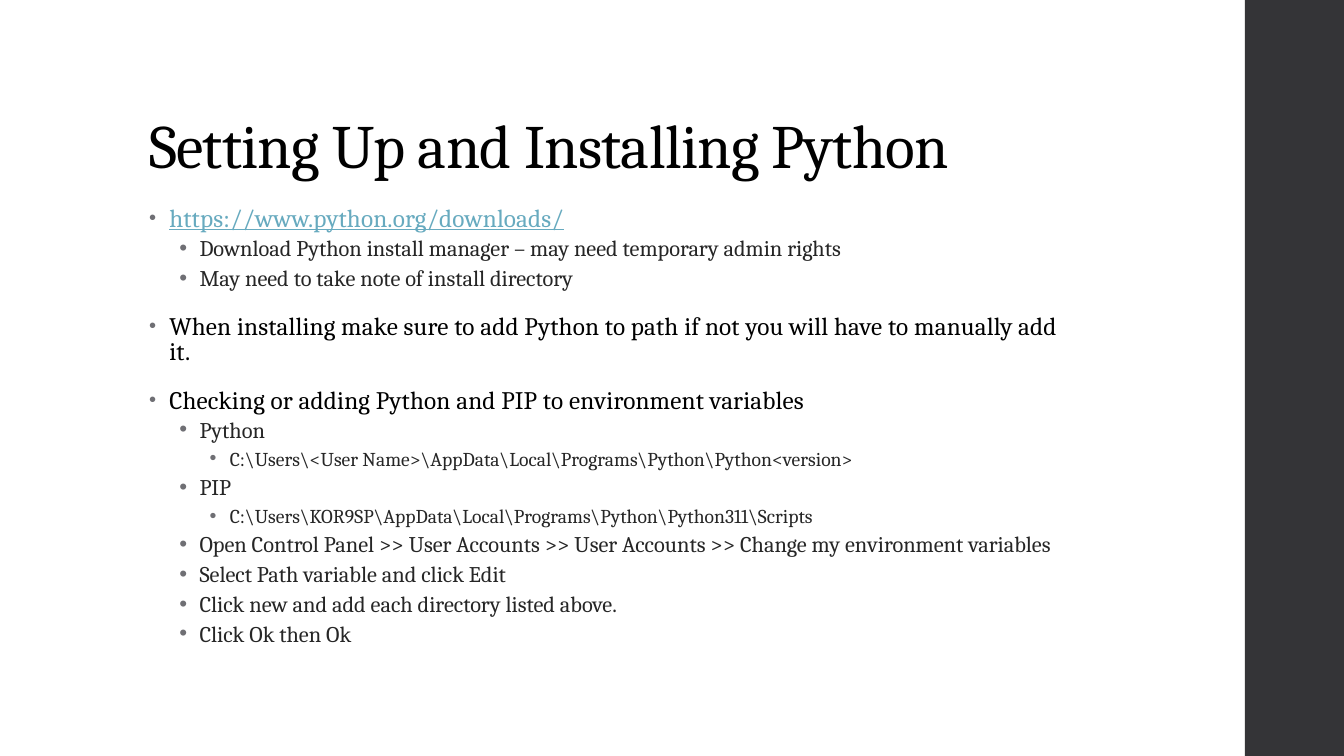
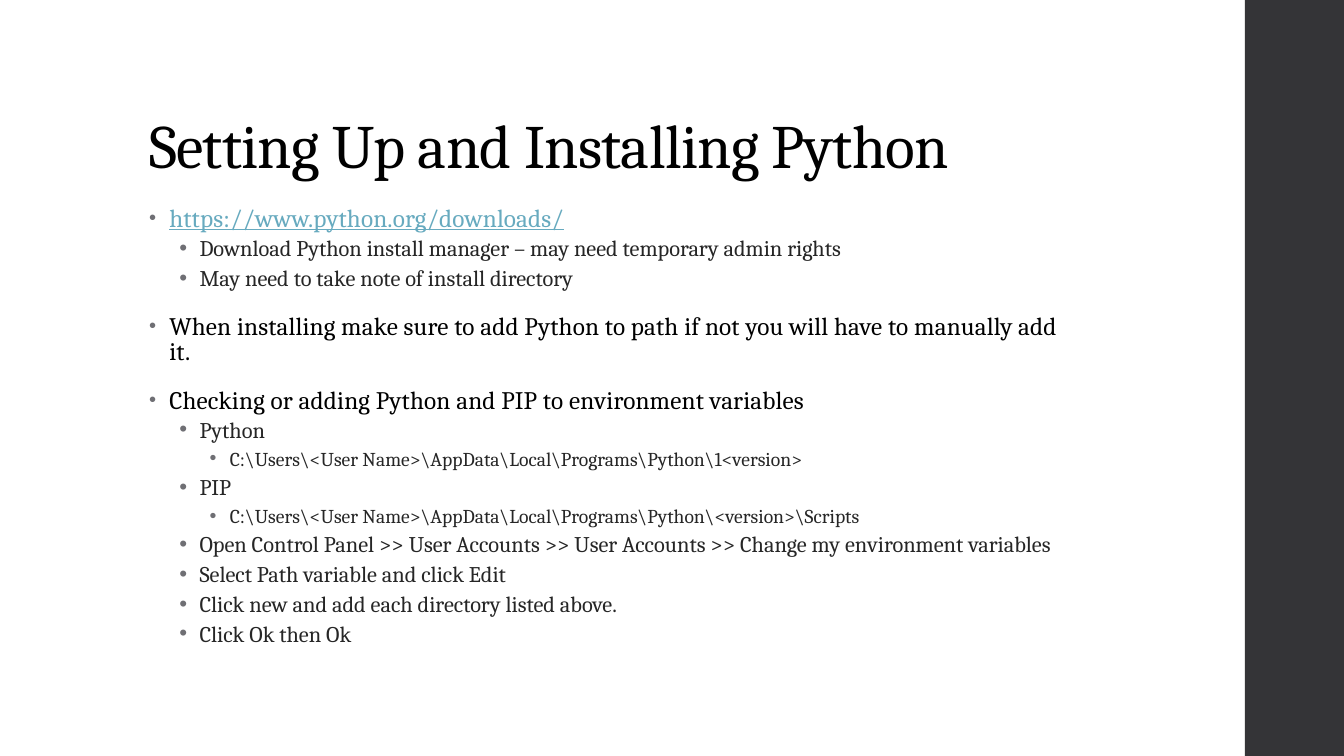
Before and after one commit to AdamKortis/cchmc_python_getting_started, a slide deck: slide 6 of Getting Started with Python for Data Analytics.pptx. Drawn at 1344x756 pixels with LibreOffice and Linux fonts; fonts in the diff are those of the drawing. Boxes give left, top, right and bottom in pixels: in the first picture for what was removed or moved away, otherwise in the second. Text is boxed around its words. In the diff, an @@ line names an element or a change of style, - is before the commit and + after.

```diff
--- a/Getting Started with Python for Data Analytics.pptx
+++ b/Getting Started with Python for Data Analytics.pptx
@@ text at (230,452,802,471): text changed @@
-    • C:\Users\<User Name>\AppData\Local\Programs\Python\Python<version>
+    • C:\Users\<User Name>\AppData\Local\Programs\Python\1<version>
@@ text at (230,509,859,528): text changed @@
-    • C:\Users\KOR9SP\AppData\Local\Programs\Python\Python311\Scripts
+    • C:\Users\<User Name>\AppData\Local\Programs\Python\<version>\Scripts
```
Also in this commit, not shown: 6 other slides changed.
